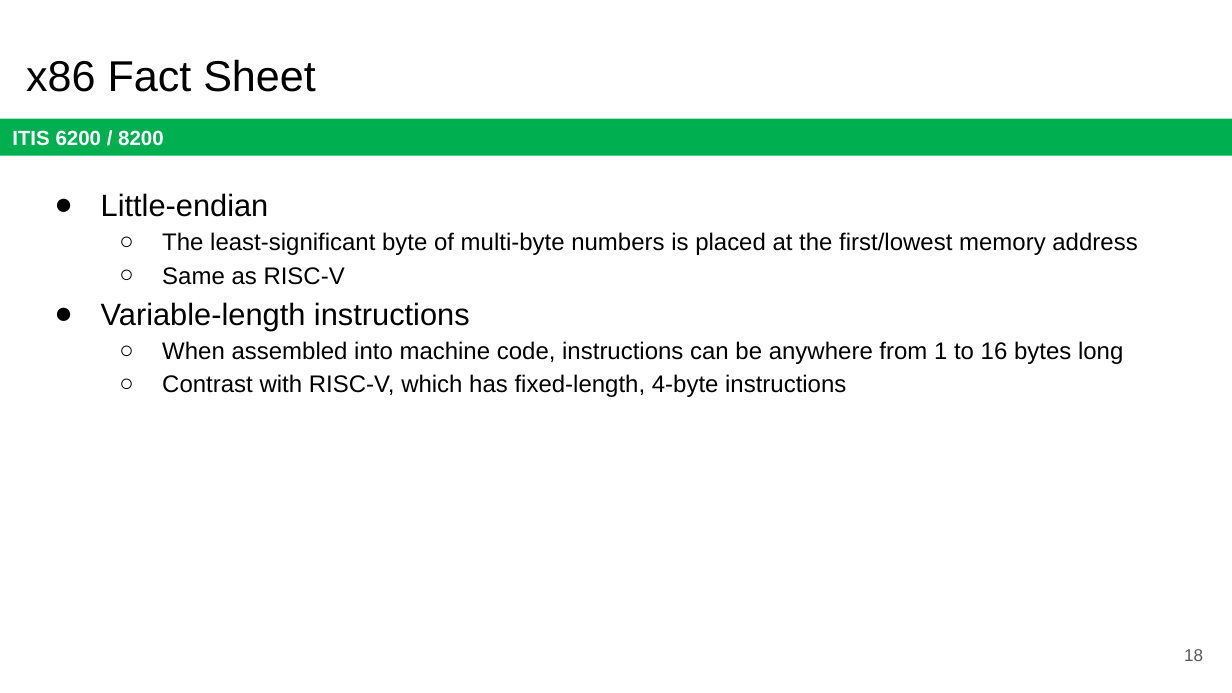
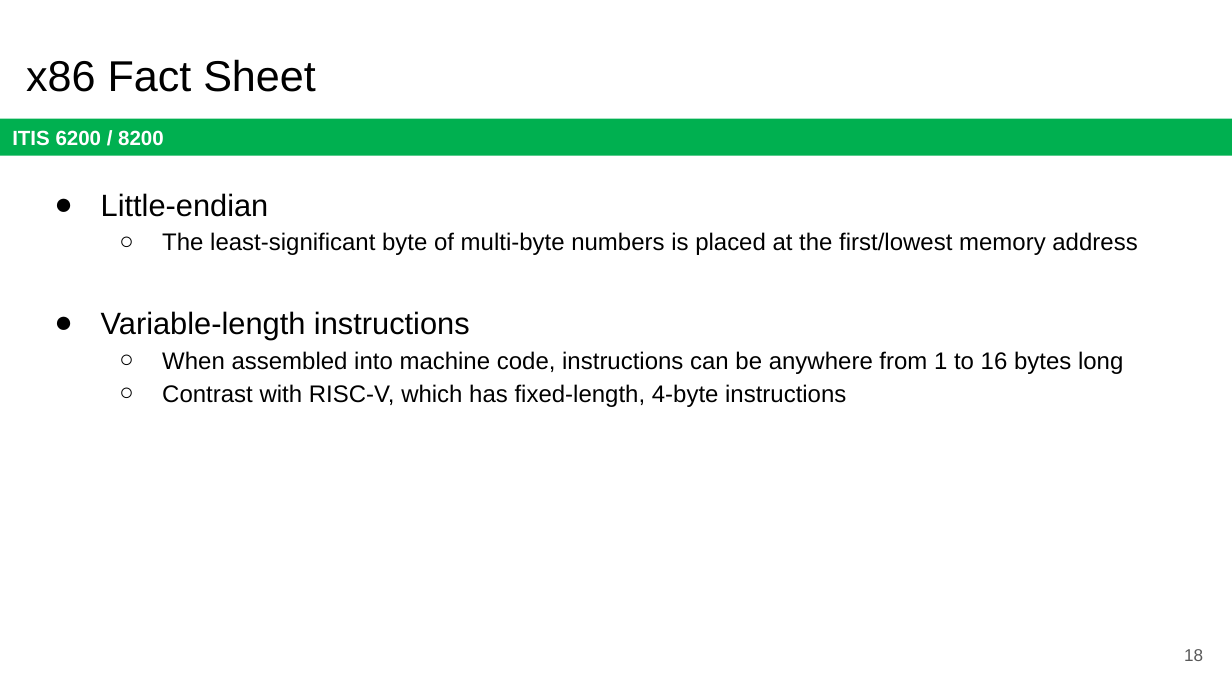
Before and after one commit to jx5c/github.io, a slide deck: slide 18 of teaching/ITIS6200/2023fa/lectures/lec19.x86 Assembly and Call Stack.pptx. Drawn at 1232x693 pixels with LibreOffice and Linux fonts; fonts in the diff are those of the drawing. Boxes give left, top, right and bottom in pixels: in the first picture for what was removed or moved away, otherwise in the second. Text is boxed around its words. In the diff, an @@ line names an element or a change of style, - is before the commit and + after.

```diff
--- a/teaching/ITIS6200/2023fa/lectures/lec19.x86 Assembly and Call Stack.pptx
+++ b/teaching/ITIS6200/2023fa/lectures/lec19.x86 Assembly and Call Stack.pptx
@@ text at [162,267,345,285]: paragraph removed @@
-  ○ Same as RISC-V
```
Also in this commit, not shown: 10 other slides changed, 8 other files.
